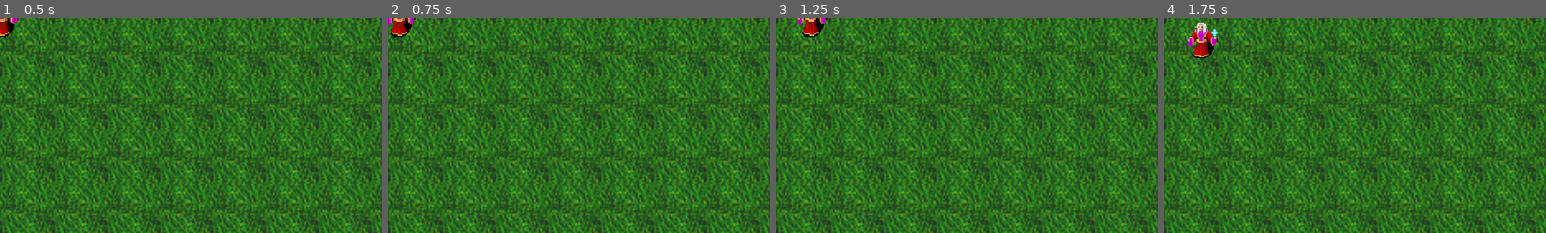
Above: before the commit, frames 1-4 (left to right).
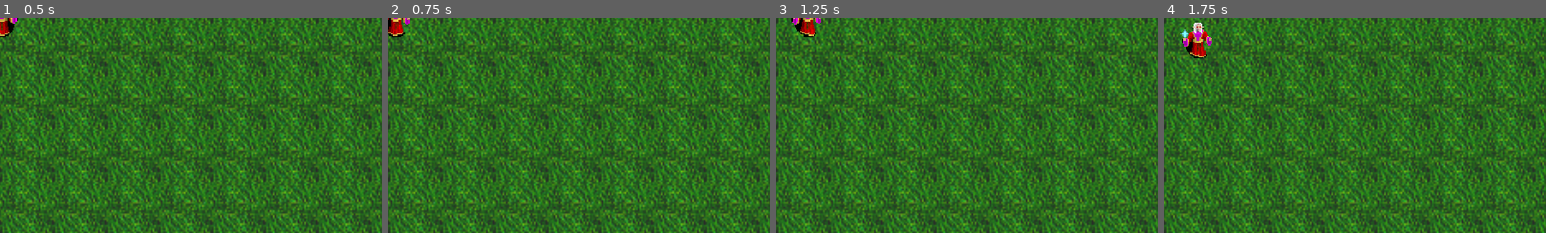
Above: after the commit, the same moments.

Repository: AGH-Code-Industry/monstrous-tide
Game: Godot game, scene res://Assets/World/world.tscn
Same seed, same stepped clock (60 frames per second), same inputs: the game is played once before the commit and once after it.
Inputs:
- Up to frame 1 (0.5 s): no input
- Up to frame 2 (0.75 s): tap Enter at 0.5 s; hold D (right) from 0.53 s (still down)
- Up to frame 3 (1.25 s): keep holding D (right)
- Up to frame 4 (1.75 s): release D (right) at 1.28 s; hold S (down) from 1.28 s (still down)
The pictures show only the part of the screen within x 0-50%, y 0-50%; the shares and areas given below are measured in that part.

Frame 1 is identical in both runs. In frame 2, 0.5% of the frame differs, in the area x 0-8%, y 0-9%; in frame 3, 0.5%; in frame 4, 1.0%, in the area x 4-15%, y 2-19%.

Commit message:
Player animation done

Diff:
--- a/Assets/Player/player.gd
+++ b/Assets/Player/player.gd
@@ -1,7 +1,12 @@
 extends CharacterBody2D
 
 
+var animation_sprite: AnimatedSprite2D
 var movement_speed: float = 40.0
+
+func _ready():
+	animation_sprite = get_node("AnimatedSprite2D")
+	animation_sprite.play("Idle")
 
 func _physics_process(delta):
 	movement()
@@ -11,5 +16,14 @@
 	var x_mov = Input.get_action_strength("right") - Input.get_action_strength("left")
 	var y_mov = Input.get_action_strength("down") - Input.get_action_strength("up")
 	var mov = Vector2(x_mov, y_mov)
+
+	if mov != Vector2.ZERO:
+		animation_sprite.play("Walk")
+		if mov[0] > 0:
+			animation_sprite.flip_h = true
+		elif mov[0] < 0:
+			animation_sprite.flip_h = false
+	else:
+		animation_sprite.play("Idle")
 	velocity = mov.normalized() * movement_speed
 	move_and_slide()
--- a/Assets/Player/player.tscn
+++ b/Assets/Player/player.tscn
@@ -1,13 +1,66 @@
-[gd_scene load_steps=3 format=3 uid="uid://iupuujdctspl"]
+[gd_scene load_steps=10 format=3 uid="uid://iupuujdctspl"]
 
 [ext_resource type="Texture2D" uid="uid://cex545epxrg2m" path="res://Assets/Tutorial/Player/player_sprite.png" id="1_d1gif"]
 [ext_resource type="Script" path="res://Assets/Player/player.gd" id="1_jqw0g"]
+
+[sub_resource type="Animation" id="Animation_t58qq"]
+resource_name = "Walk"
+
+[sub_resource type="Animation" id="Animation_xwp2e"]
+length = 0.001
+
+[sub_resource type="AnimationLibrary" id="AnimationLibrary_qa4wg"]
+_data = {
+"RESET": SubResource("Animation_xwp2e"),
+"Walk": SubResource("Animation_t58qq")
+}
+
+[sub_resource type="AtlasTexture" id="AtlasTexture_a7raf"]
+atlas = ExtResource("1_d1gif")
+region = Rect2(0, 0, 32, 32)
+
+[sub_resource type="AtlasTexture" id="AtlasTexture_fgrur"]
+atlas = ExtResource("1_d1gif")
+region = Rect2(0, 0, 32, 32)
+
+[sub_resource type="AtlasTexture" id="AtlasTexture_dyqax"]
+atlas = ExtResource("1_d1gif")
+region = Rect2(32, 0, 32, 32)
+
+[sub_resource type="SpriteFrames" id="SpriteFrames_0kk1c"]
+animations = [{
+"frames": [{
+"duration": 1.0,
+"texture": SubResource("AtlasTexture_a7raf")
+}],
+"loop": true,
+"name": &"Idle",
+"speed": 5.0
+}, {
+"frames": [{
+"duration": 1.0,
+"texture": SubResource("AtlasTexture_fgrur")
+}, {
+"duration": 1.0,
+"texture": SubResource("AtlasTexture_dyqax")
+}],
+"loop": true,
+"name": &"Walk",
+"speed": 5.0
+}]
 
 [node name="Player" type="CharacterBody2D"]
 motion_mode = 1
 script = ExtResource("1_jqw0g")
 
-[node name="Sprite2D" type="Sprite2D" parent="."]
+[node name="AnimationPlayer" type="AnimationPlayer" parent="."]
+libraries = {
+"": SubResource("AnimationLibrary_qa4wg")
+}
+
+[node name="AnimatedSprite2D" type="AnimatedSprite2D" parent="."]
 texture_filter = 1
-texture = ExtResource("1_d1gif")
-hframes = 2
+sprite_frames = SubResource("SpriteFrames_0kk1c")
+animation = &"Walk"
+frame = 1
+frame_progress = 0.985002
